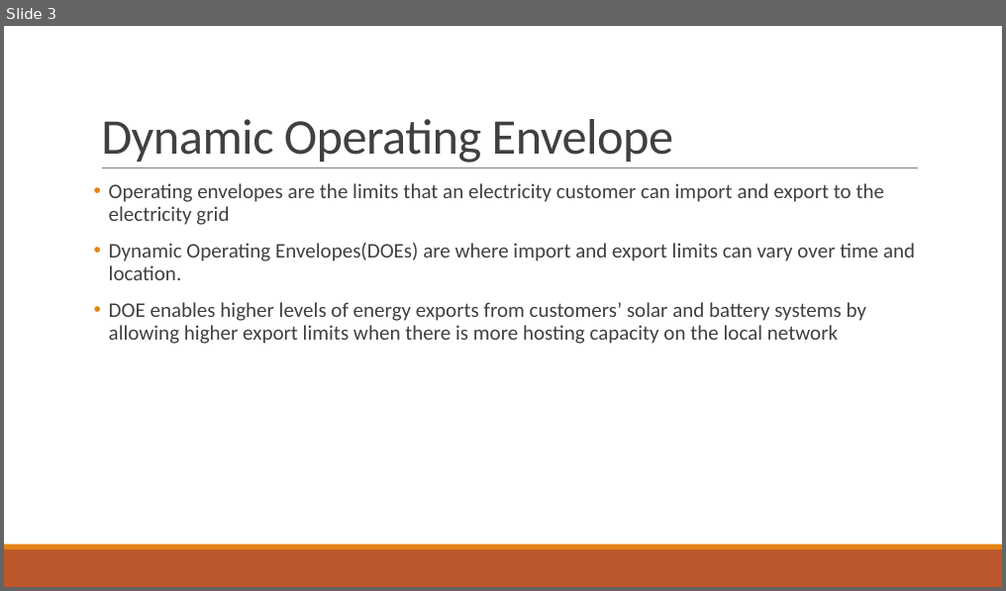
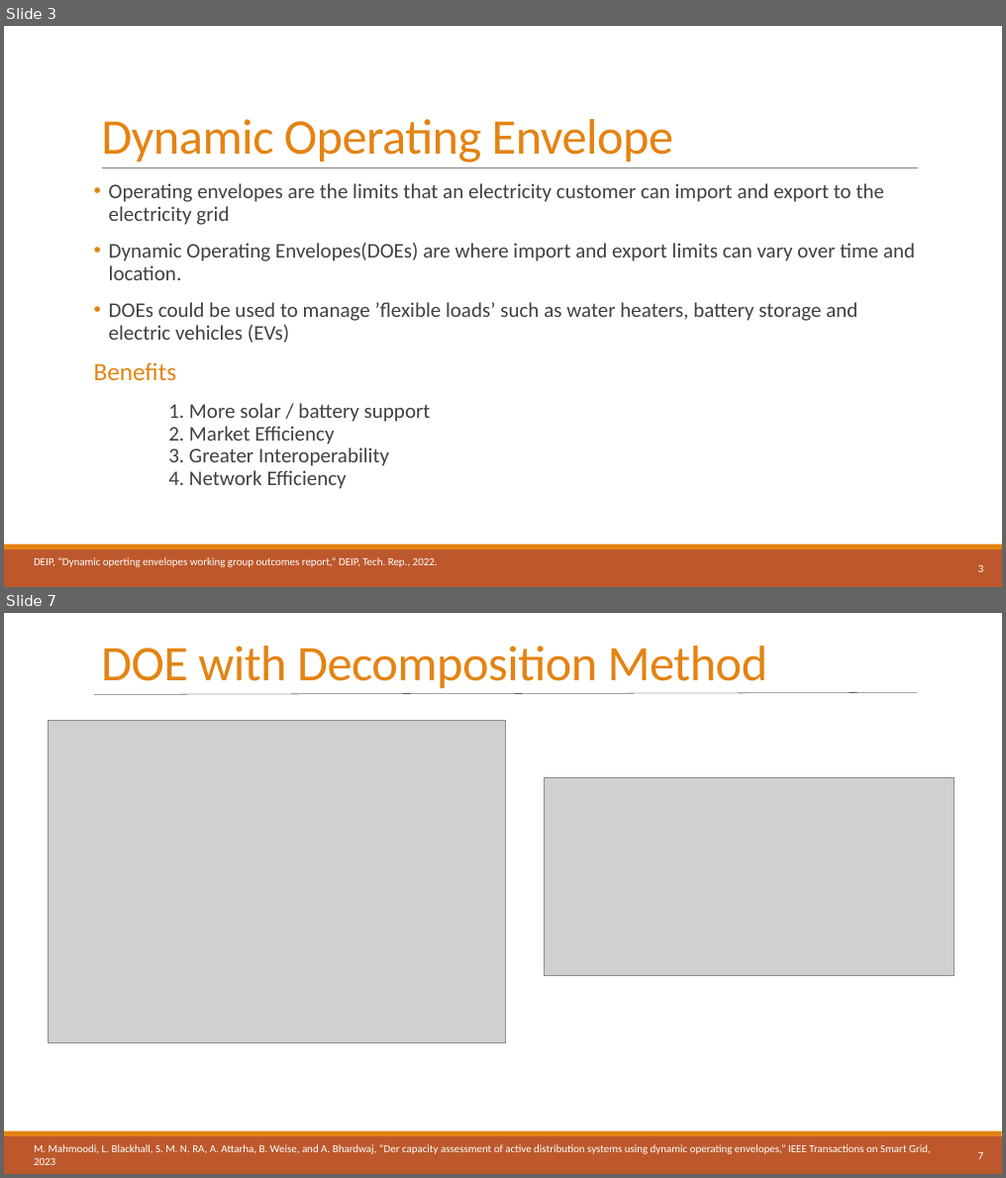
Before and after one commit to athuljosep/Power_System_Analysis, a slide deck: Seminar/Dynamic Operating Envelope.pptx. Shown one above the other, each under a label of ours: slide 3 before the commit, slides 3 and 7 after it; the slides between them are not shown. The pictures are 1006x591 and 1006x1178 pixels, drawn with LibreOffice and Linux fonts; fonts in the diff are those of the drawing; grey boxes stand for pictures. Boxes give left, top, right and bottom in pixels: in the first picture for what was removed or moved away, otherwise in the second. Text is boxed around its words. In the diff, an @@ line names an element or a change of style, - is before the commit and + after.

```diff
--- a/Seminar/Dynamic Operating Envelope.pptx
+++ b/Seminar/Dynamic Operating Envelope.pptx
@@ slide 7 added at [4, 613, 1002, 1174], background #FFFFFF; not listed: 2 template elements that a slide beside it also shows @@
@@ text added at [101, 646, 768, 688], 48 pt, text #E48312 @@
+DOE with Decomposition Method
@@ line added from (918, 692) to (94, 694), #000000 0.25 pt @@
@@ picture added at [49, 720, 506, 1043] @@
@@ picture added at [545, 777, 954, 976] @@
@@ text added at [34, 1145, 931, 1165], 10.5 pt, text #FFFFFF @@
+M. Mahmoodi, L. Blackhall, S. M. N. RA, A. Attarha, B. Weise, and A. Bhardwaj, “Der capacity assessment of active distribution systems using dynamic operating envelopes,” IEEE Transactions on Smart Grid, 2023
@@ page number added at [978, 1153, 984, 1159], 10.5 pt, text #FFFFFF @@
+7
@@ slide 3 changed as well @@
@@ title "Dynamic Operating Envelope" at [101, 119, 674, 163]: text colour #404040 to #E48312 @@
@@ text at [94, 302, 857, 489]: text changed @@
-• DOE enables higher levels of energy exports from customers’ solar and battery systems by allowing higher export limits when there is more hosting capacity on the local network
+• DOEs could be used to manage ’flexible loads’ such as water heaters, battery storage and electric vehicles (EVs)
+Benefits
+1. More solar / battery support
+2. Market Efficiency
+3. Greater Interoperability
+4. Network Efficiency
@@ text added at [34, 558, 438, 568], 10.5 pt, text #FFFFFF @@
+DEIP, “Dynamic operting envelopes working group outcomes report,” DEIP, Tech. Rep., 2022.
@@ page number added at [978, 566, 984, 572], 10.5 pt, text #FFFFFF @@
+3
```
Also in this commit, not shown: 3 other slides changed, 4 other slides added, 2 slides removed.
